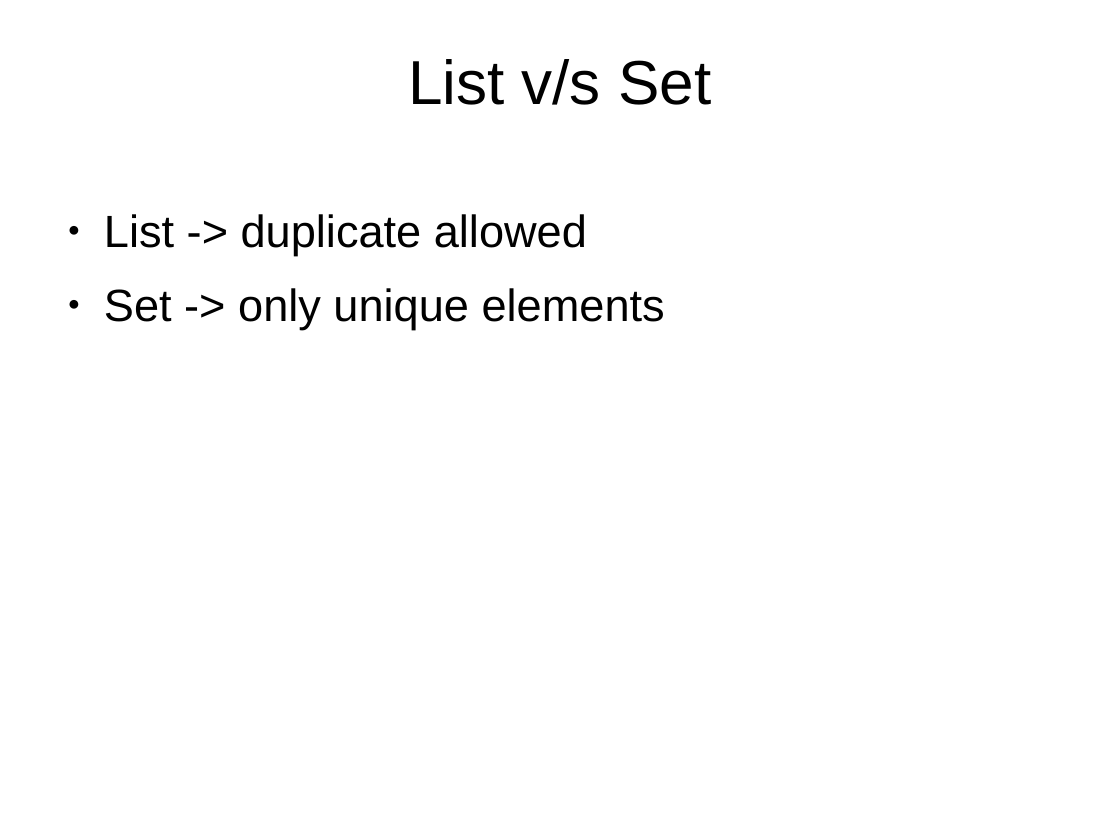
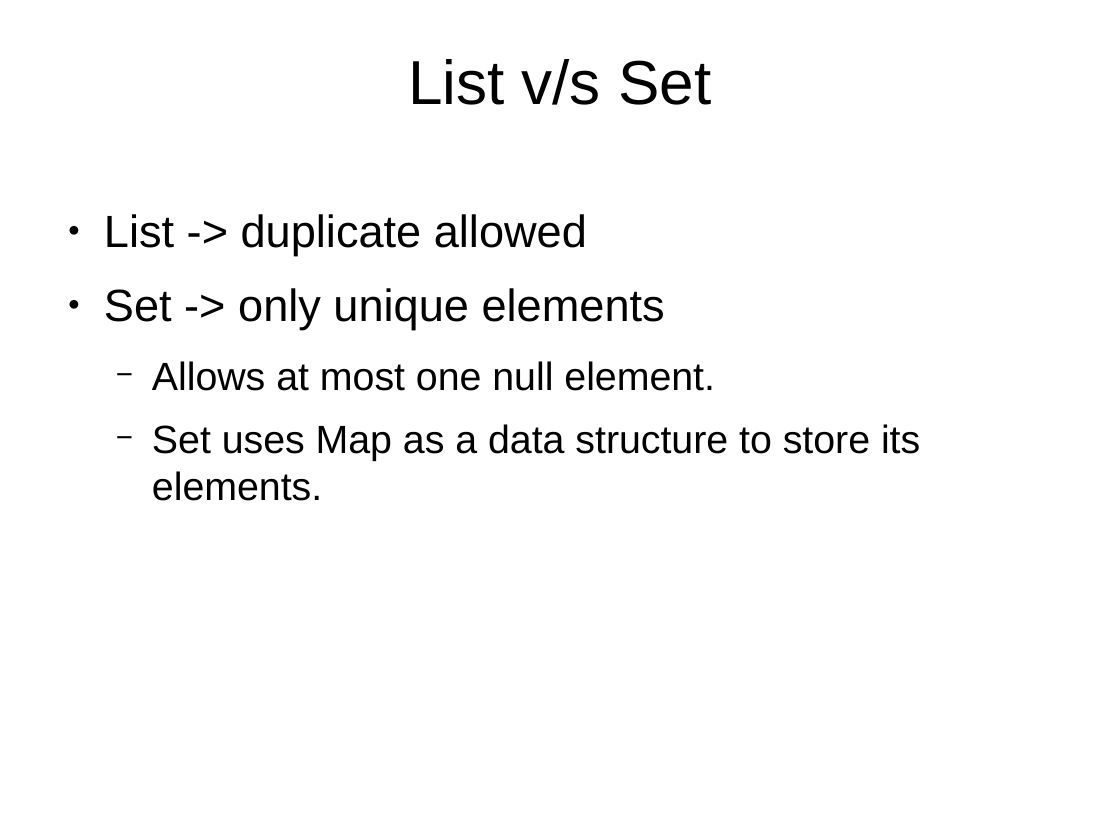
Before and after one commit to shikha-desai/Internship_PreWork, a slide deck: slide 33 of Java/Java_Notes.odp (slide 34 before the commit). Drawn at 1120x840 pixels with LibreOffice and Linux fonts; fonts in the diff are those of the drawing; background and template pictures are left out. Boxes give left, top, right and bottom in pixels: in the first picture for what was removed or moved away, otherwise in the second. Text is boxed around its words. In the diff, an @@ line names an element or a change of style, - is before the commit and + after.

```diff
--- a/Java/Java_Notes.odp
+++ b/Java/Java_Notes.odp
@@ text at (152, 361, 920, 501): paragraphs added @@
+  − Allows at most one null element.
+  − Set uses Map as a data structure to store its elements.
```
Also in this commit, not shown: 3 other slides changed, 13 slides added, 1 slide removed, 5 other files.
